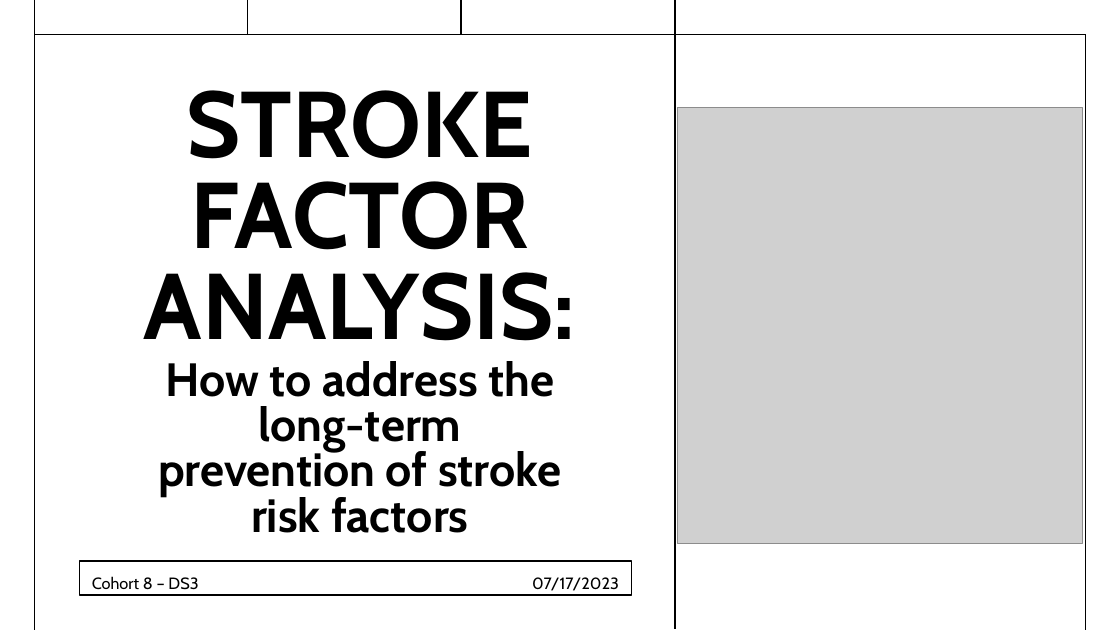
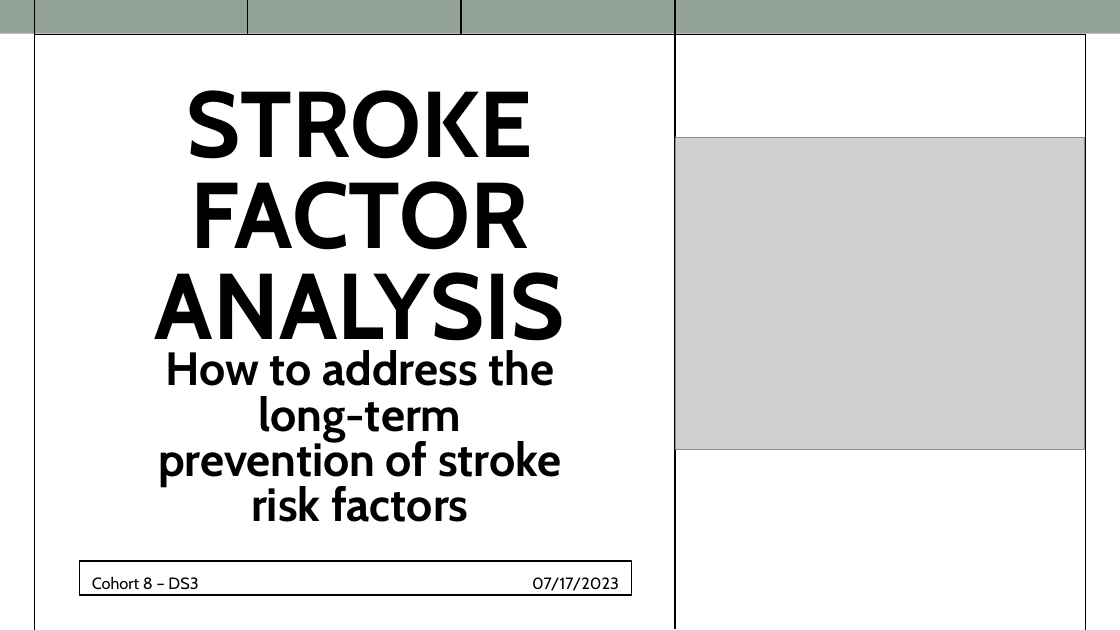
Before and after one commit to adnt01/stroke_factors_analysis, a slide deck: slide 1 of report_and_presentation/Cohort8_DS3_Presentation.pptx. Drawn at 1120x630 pixels with LibreOffice and Linux fonts; fonts in the diff are those of the drawing; grey boxes stand for pictures; background and template pictures are left out. Boxes give left, top, right and bottom in pixels: in the first picture for what was removed or moved away, otherwise in the second. Text is boxed around its words. In the diff, an @@ line names an element or a change of style, - is before the commit and + after.

```diff
--- a/report_and_presentation/Cohort8_DS3_Presentation.pptx
+++ b/report_and_presentation/Cohort8_DS3_Presentation.pptx
@@ rectangle added at bbox=[0, 0, 1120, 34], fill #93A299 @@
@@ picture: place and size @@
-picture at bbox=[678, 108, 1083, 544]
+picture at bbox=[676, 138, 1086, 450]
@@ text at bbox=[155, 272, 565, 359]: text changed @@
-ANALYSIS:
+ANALYSIS
@@ text "How to address the long-term ...": place and size @@
-text "How to address the long-term ..." at bbox=[158, 361, 561, 533]
+text "How to address the long-term ..." at bbox=[158, 350, 561, 522]
```
Also in this commit, not shown: 19 other slides changed, 1 slide added, 1 slide removed.
